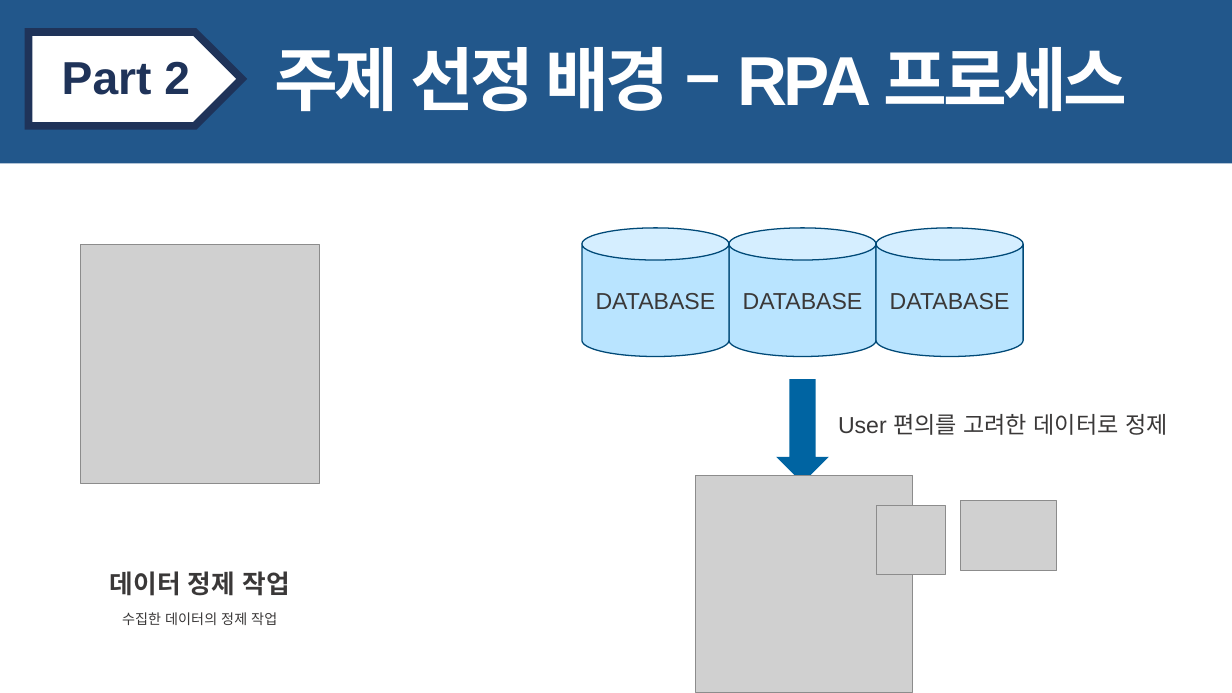
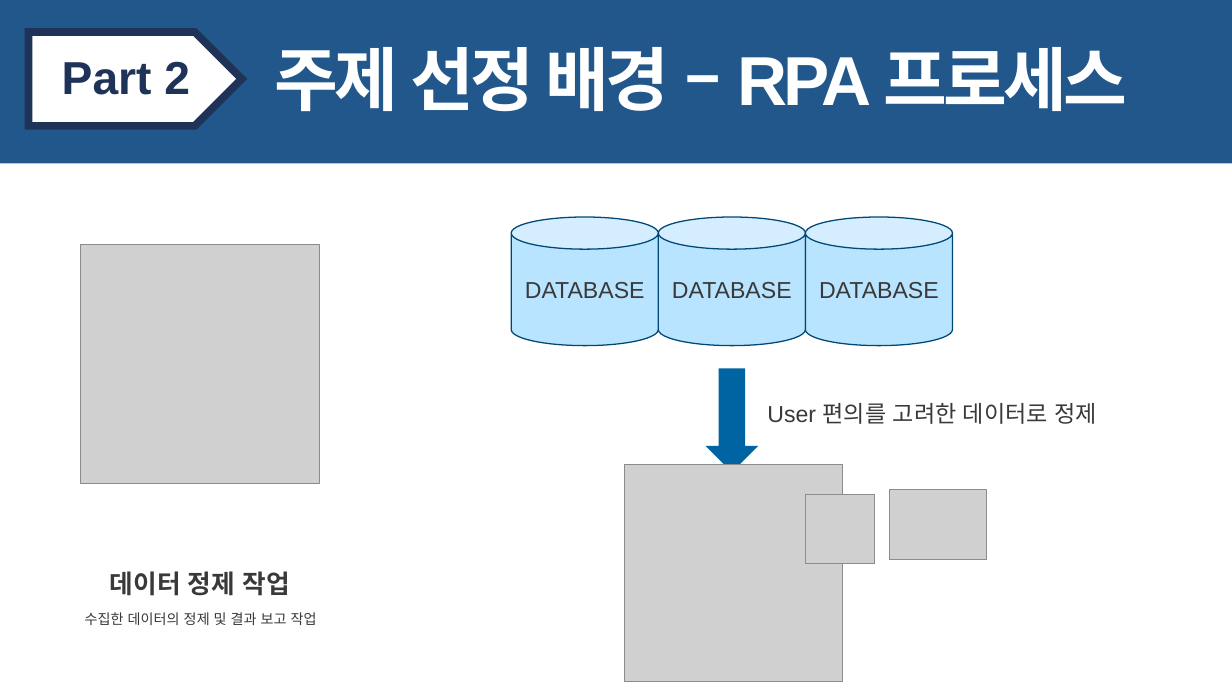
Before and after one commit to CSID-DGU/2019-2-ESCD-Yanghwa, a slide deck: slide 11 of 발표자료 및 보고서/프로젝트 진행계획 발표자료(양화대교).pptx (slide 10 before the commit). Drawn at 1232x693 pixels with LibreOffice and Linux fonts; fonts in the diff are those of the drawing; grey boxes stand for pictures. Boxes give left, top, right and bottom in pixels: in the first picture for what was removed or moved away, otherwise in the second. Text is boxed around its words. In the diff, an @@ line names an element or a change of style, - is before the commit and + after.

```diff
--- a/발표자료 및 보고서/프로젝트 진행계획 발표자료(양화대교).pptx
+++ b/발표자료 및 보고서/프로젝트 진행계획 발표자료(양화대교).pptx
@@ 3 pictures, 3 cylinders, 1 text, 1 right arrow: place and size @@
-3 pictures, 3 cylinders, 1 text, 1 right arrow at box(582, 228, 1168, 692)
+3 pictures, 3 cylinders, 1 text, 1 right arrow at box(511, 217, 1097, 681)
@@ text at box(85, 612, 317, 625): text changed @@
-수집한 데이터의 정제 작업
+수집한 데이터의 정제 및 결과 보고 작업
```
Also in this commit, not shown: 5 other slides changed, 1 slide added.
